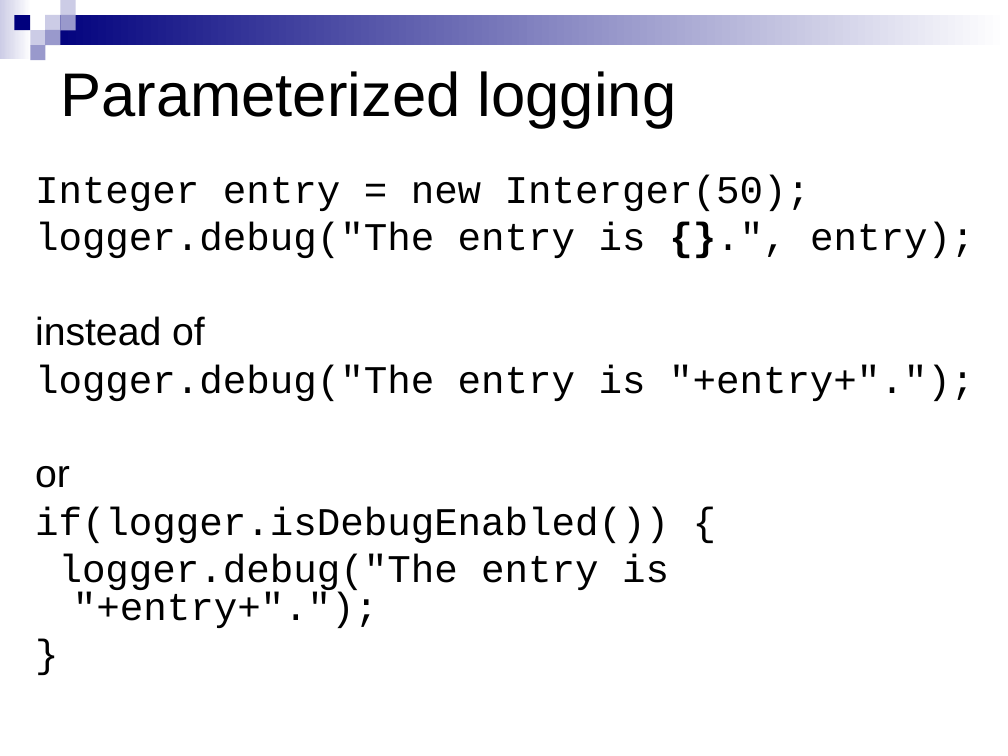
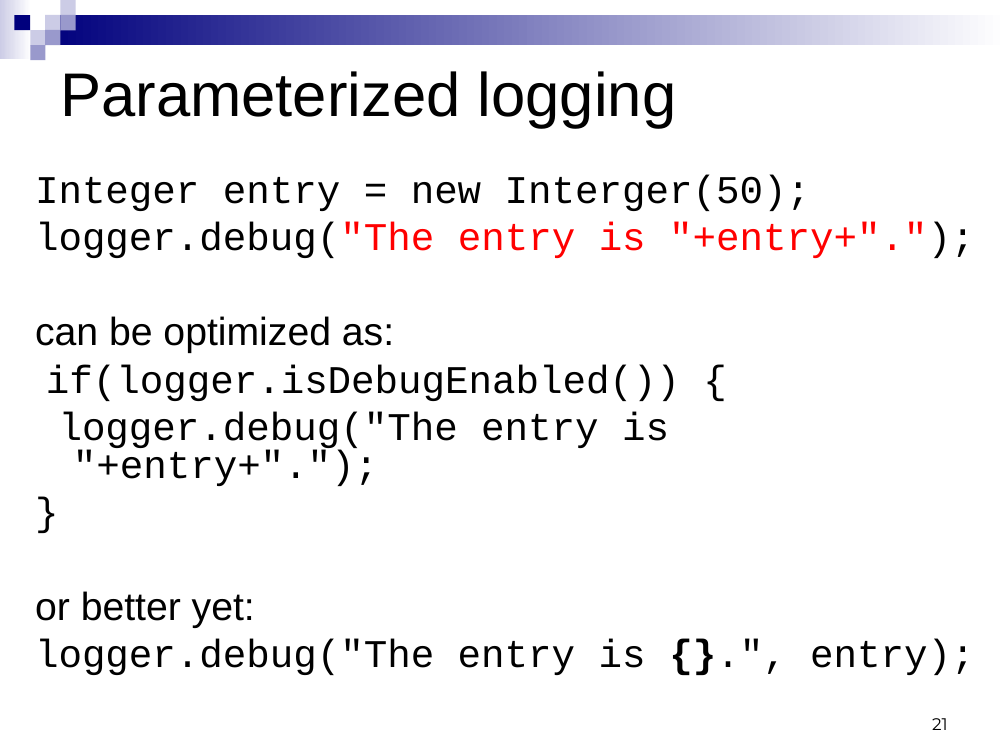
Before and after one commit to qos-ch/logback, a slide deck: slide 21 of logback-site/src/site/resources/10reasons.ppt. Drawn at 1008x756 pixels with LibreOffice and Linux fonts; fonts in the diff are those of the drawing; background and template pictures are left out. Boxes give left, top, right and bottom in pixels: in the first picture for what was removed or moved away, otherwise in the second. Text is boxed around its words. In the diff, an @@ line names an element or a change of style, - is before the commit and + after.

```diff
--- a/logback-site/src/site/resources/10reasons.ppt
+++ b/logback-site/src/site/resources/10reasons.ppt
@@ text at [35, 222, 974, 346]: paragraphs removed @@
-logger.debug("The entry is {}.", entry);
-instead of
@@ text at [35, 222, 975, 258]: text colour #000000 to #FF0000 in "logger.debug("The entry is "+entry+".");" @@
@@ text at [35, 316, 394, 353]: text changed @@
-or
+can be optimized as:
@@ text at [35, 591, 974, 675]: paragraphs added @@
+or better yet:
+logger.debug("The entry is {}.", entry);
@@ page number added at [932, 718, 948, 730], 12 pt, text #000000 @@
+21
```
Also in this commit, not shown: 25 other slides changed, 3 other files.
